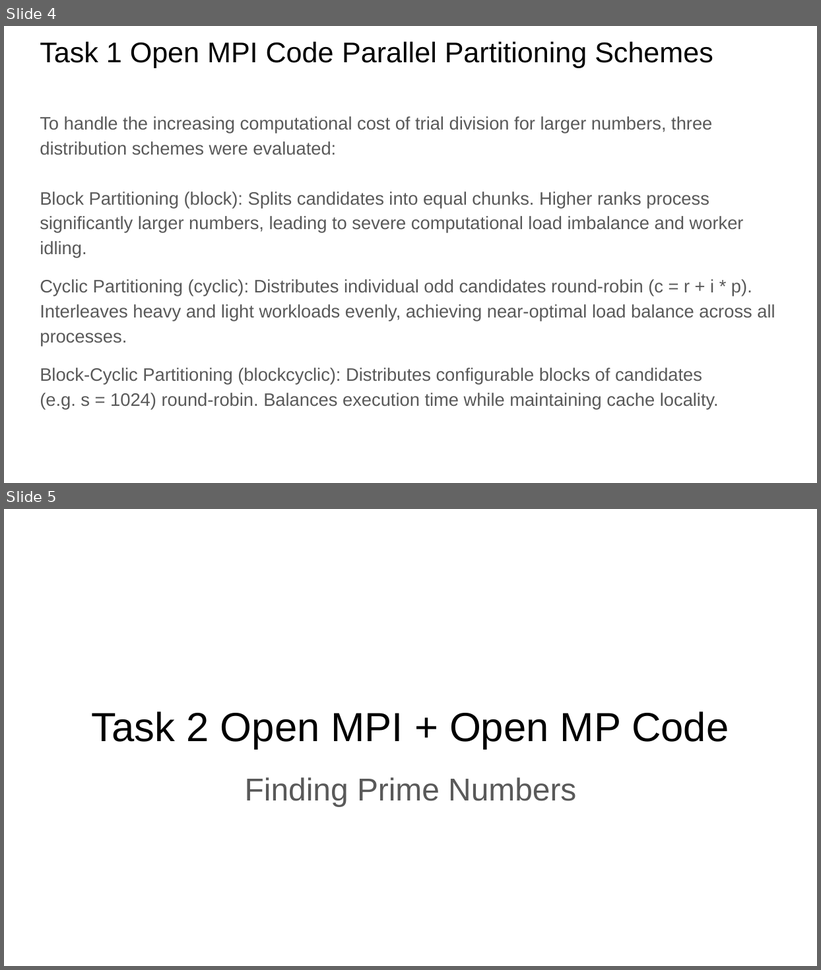
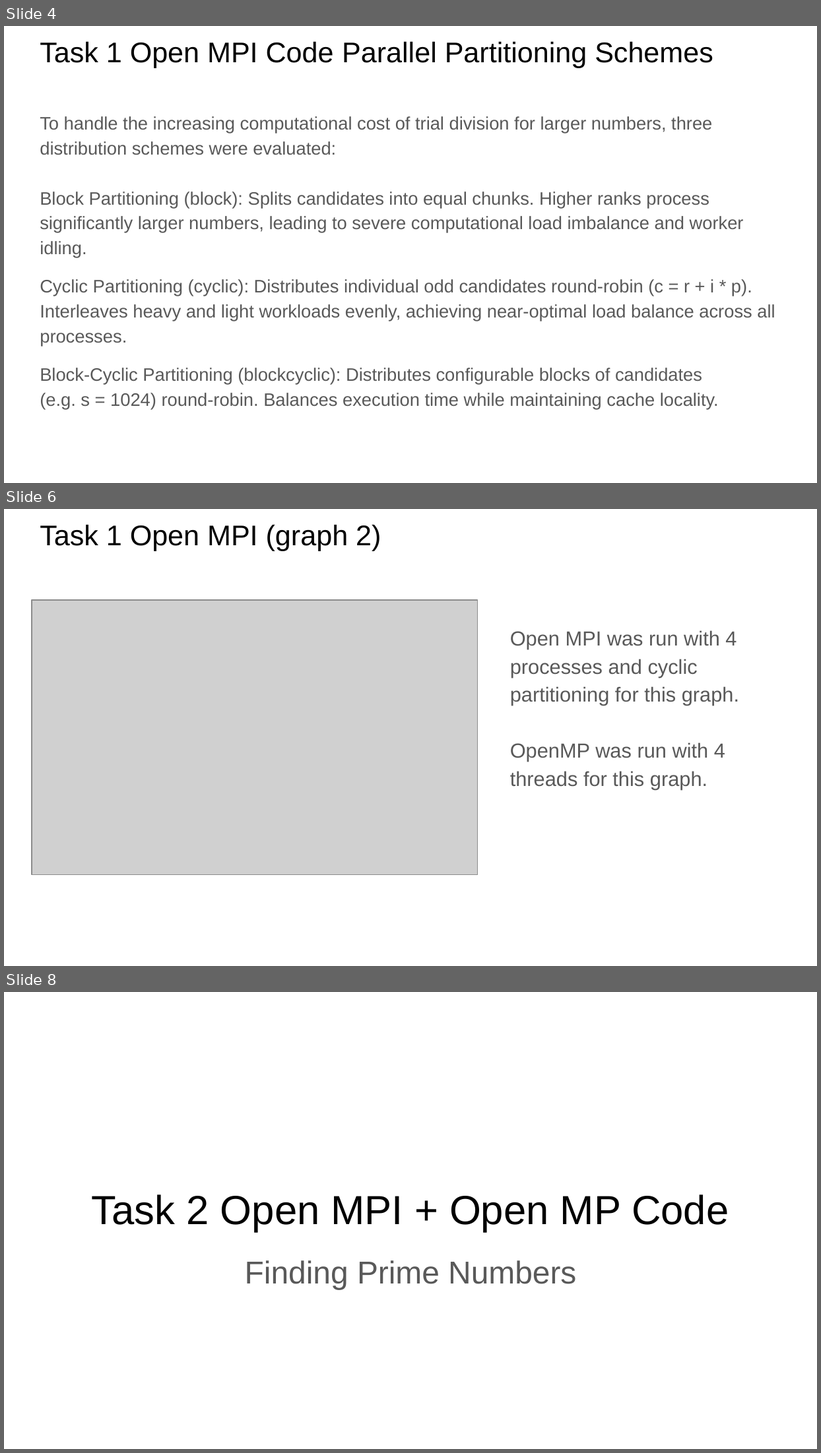
Before and after one commit to loolishen/FIT3143_Lab1, a slide deck: lab_2/FIT3143 Lab 2.pptx. Shown one above the other, each under a label of ours: slides 4 and 5 before the commit, slides 4, 6 and 8 after it; the slides between them are not shown. The pictures are 821x970 and 821x1453 pixels, drawn with LibreOffice and Linux fonts; fonts in the diff are those of the drawing; grey boxes stand for pictures. Boxes give left, top, right and bottom in pixels: in the first picture for what was removed or moved away, otherwise in the second. Text is boxed around its words. In the diff, an @@ line names an element or a change of style, - is before the commit and + after.

```diff
--- a/lab_2/FIT3143 Lab 2.pptx
+++ b/lab_2/FIT3143 Lab 2.pptx
@@ slide 6 added at (4, 509, 817, 966), background #FFFFFF @@
@@ title added at (40, 524, 381, 551), 25.2 pt, text #000000 @@
+Task 1 Open MPI (graph 2)
@@ picture added at (32, 600, 478, 875) @@
@@ text added at (510, 630, 739, 789), 18 pt, text #595959 @@
+Open MPI was run with 4 processes and cyclic partitioning for this graph.
+OpenMP was run with 4 threads for this graph.
@@ what was slide 5 is now slide 8 @@
```
Also in this commit, not shown: 5 other slides added, 8 other files.
